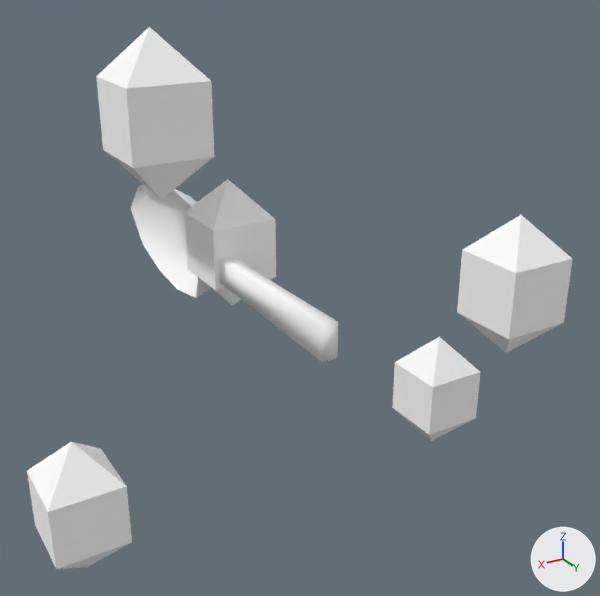
One commit to the glTF model public/3d/item/model__item__equip.ofs_12_0/2700equip00_e.gltf: the scene before it, then after it.
Both versions are drawn from a 50 mm camera at (0.622, 1.154, 0.558) aimed at (-0.109, -0.064, -0.051). Lighting does not change. The marker at lower right points along +X, +Y and +Z. The first picture is the older version.

Names of what the first picture shows: '2700equip00_e'.
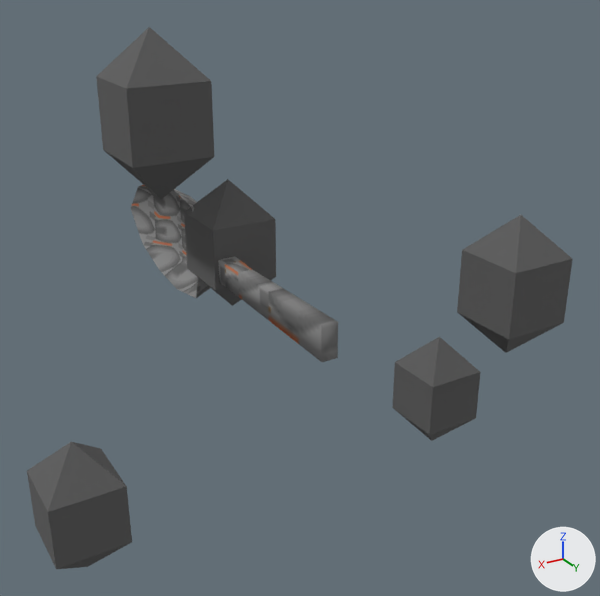
Diff of the bpy script that builds the scene:
```diff
--- a/public/3d/item/model__item__equip.ofs_12_0/2700equip00_e.gltf.py
+++ b/public/3d/item/model__item__equip.ofs_12_0/2700equip00_e.gltf.py
@@ img_equip00 @@
+img_equip00 = load_image('equip00', '_unpacked/equip00', 32, 32, 'sRGB')
@@ mat_equip00 @@
 mat_equip00 = principled_material('equip00')
-mat_equip00.base_color = (1.0, 1.0, 1.0)  # white #ffffff
+mat_equip00.texture = img_equip00
 mat_equip00.roughness = 1.0
```

Boxes [x1, y1, x2, y2] around the edits, measured in the pictures (600 x 596 px):
'2700equip00_e', surface changed (white to grey): [27, 27, 573, 569] in both
